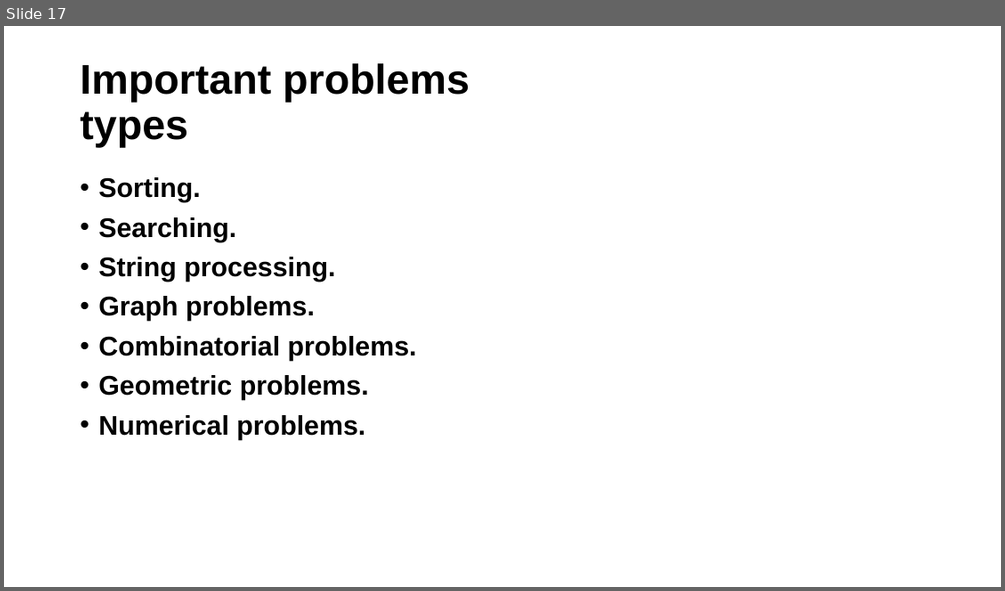
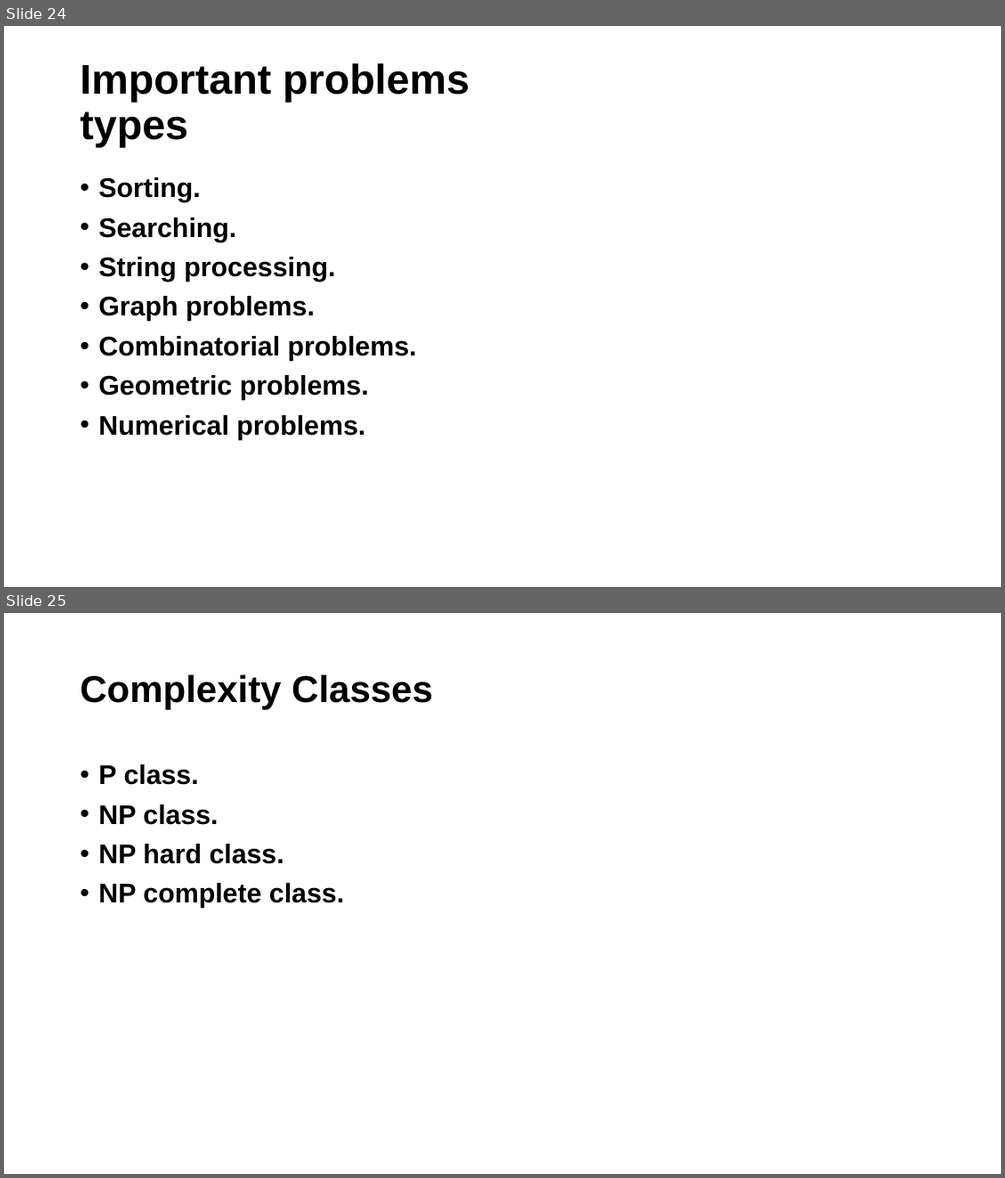
Before and after one commit to alaminbhuyan/DSA-In-Python, a slide deck: Design & Analysis Of Algorithm PDF/DAA.pptx. Shown one above the other, each under a label of ours: slide 17 before the commit, slides 24 and 25 after it. The pictures are 1005x591 and 1005x1178 pixels, drawn with LibreOffice and Linux fonts; fonts in the diff are those of the drawing. Boxes give left, top, right and bottom in pixels: in the first picture for what was removed or moved away, otherwise in the second. Text is boxed around its words. In the diff, an @@ line names an element or a change of style, - is before the commit and + after.

```diff
--- a/Design & Analysis Of Algorithm PDF/DAA.pptx
+++ b/Design & Analysis Of Algorithm PDF/DAA.pptx
@@ slide 25 added at (4, 613, 1001, 1174), background #FFFFFF @@
@@ title added at (80, 674, 433, 710), 36 pt, text #000000, bold @@
+Complexity Classes
@@ text added at (98, 764, 344, 908), 26 pt, text #000000, bold @@
+• P class.
+• NP class.
+• NP hard class.
+• NP complete class.
@@ what was slide 17 is now slide 24 @@
```
Also in this commit, not shown: 1 slide changed, 7 other slides added, 1 other file.
